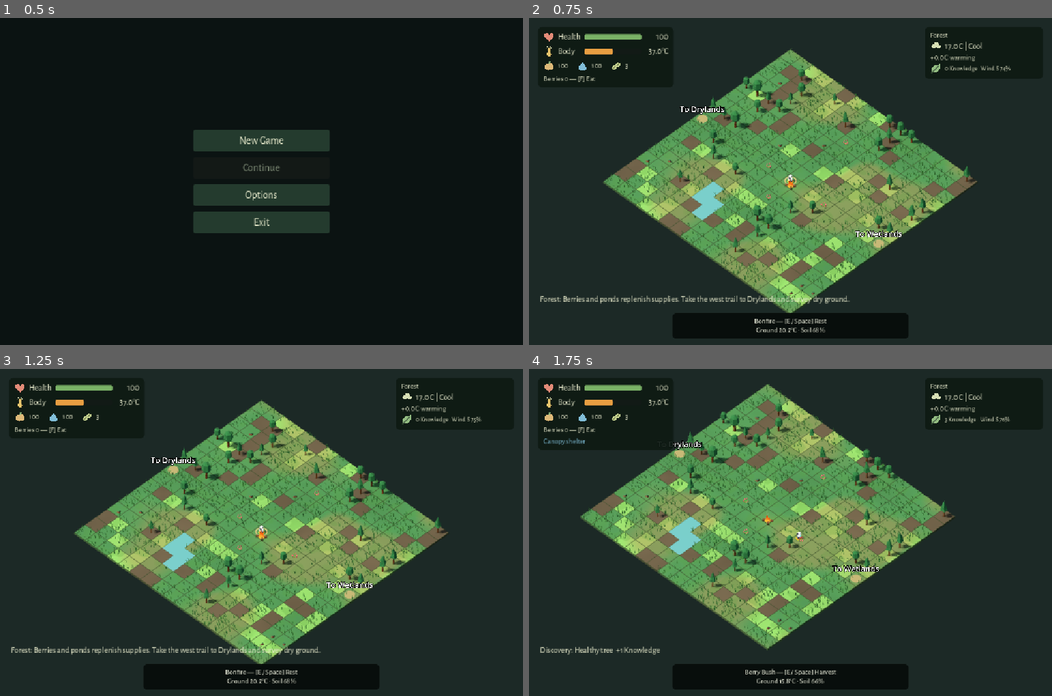
Above: before the commit, frames 1-4 (two rows, left to right).
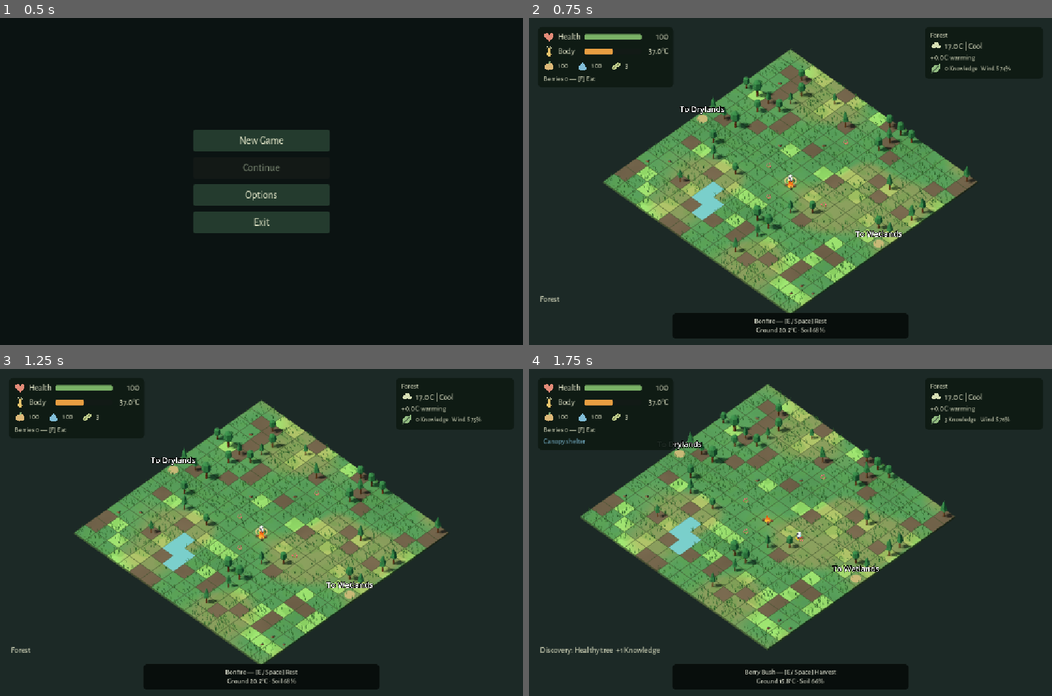
Above: after the commit, the same moments.

Repository: emir-masinovic/gameup-2026-nihilists
Game: Godot game, scene res://features/menus/main_menu.tscn
Two runs of this game, one before a commit and one after it. Both use one fixed random seed, a clock stepped at 60 frames per second and the inputs below.
Inputs (mouse positions are in pixels of both pictures, inside the frame that each line leads up to):
- Up to frame 1 (0.5 s): no input
- Up to frame 2 (0.75 s): click "New Game" at 0.5 s
- Up to frame 3 (1.25 s): no input
- Up to frame 4 (1.75 s): tap Enter (ui_accept) at 1.25, 1.52 s; move the mouse to (905, 516) at 1.27 s; hold D (move_east) from 1.28 s (still down); hold F (eat) from 1.28 s (still down); click (905, 516) at 1.42 s

Frame 1 is identical in both runs. In frame 2, 0.5% of the frame differs, in the area x 5-62%, y 84-88%; in frame 3, 0.5%; in frame 4, nothing differs.

Commit message:
fix: remove obsolete refuge markers and reset fresh-game progression

Diff:
--- a/features/levels/forest/forest_level.gd
+++ b/features/levels/forest/forest_level.gd
@@ -40,8 +40,6 @@
 var transitioning = false
 var interaction_ring: TorusMesh
 var interaction_marker: MeshInstance3D
-var habitat_marker: MeshInstance3D
-var previous_objective = ""
 var context_action = preload("res://features/levels/forest/InteractionContext.gd").new()
 var foraging: RefCounted
 var forage_visuals: Node3D
@@ -159,7 +157,7 @@
 	listener.make_current()
 	SceneFlow.sounds.attach_world(self)
 	_create_wet_indicator()
-	hud.notify(regions.region_name(region_id) + ": " + objectives.summary())
+	hud.notify(regions.region_name(region_id))
 	_update_lighting()
 	_refresh_visuals()
 	_update_hud()
@@ -263,12 +261,6 @@
 				var dead = data.tree_state == "dead"
 				_discover("flora.dead_tree" if dead else "flora.healthy_tree", "Dead tree" if dead else "Healthy tree")
 	_update_hud()
-	if cell == grid.objective:
-		if objectives.ready_for_clearing() and region_id == "wetlands":
-			_discover("landmark.refuge", "Forest refuge reached")
-			call_deferred("_end_run", "success")
-		else:
-			hud.notify(objectives.summary())
 
 func _discover(id: String, title: String):
 	if SaveManager.discover(id):
@@ -393,17 +385,13 @@
 	var safe = $GridPlayer.cell.distance_to(grid.start) <= 2.2
 	hud.update_status(survival.health, survival.exposure, climate.temperature, climate.weather, climate.warming_pressure(), SaveManager.progression.knowledge, safe, interactions.target.x >= 0)
 	_update_wind(tick_accumulator)
-	hud.set_environment_context(climate.fire_at($GridPlayer.cell), objectives.summary(), objectives.ready_for_clearing())
+	hud.set_environment_context(climate.fire_at($GridPlayer.cell), "", false)
 	hud.set_region(regions.region_name(region_id))
 	hud.update_seeds(planting.seed_count)
 	hud.update_survival(survival, climate.shade_at($GridPlayer.cell), _binding_label("eat"))
 	if wet_indicator != null:
 		wet_indicator.visible = survival.wetness >= 10.0
 		wet_indicator.scale = Vector3.ONE * (0.8 + survival.wetness / 200.0)
-	if previous_objective != objectives.summary():
-		if not previous_objective.is_empty():
-			hud.notify(objectives.summary())
-		previous_objective = objectives.summary()
 	# Keep the caption authoritative after legacy status/context updates.
 	_update_interaction_marker()
 
@@ -460,22 +448,6 @@
 	warmth.omni_range = 3.5
 	warmth.shadow_enabled = false
 	fire.add_child(warmth)
-	var glow = StandardMaterial3D.new()
-	glow.albedo_color = Color("ffc25b")
-	glow.emission_enabled = true
-	glow.emission = Color("d45e24")
-	var clearing = MeshInstance3D.new()
-	var marker = CylinderMesh.new()
-	marker.top_radius = 0.9
-	marker.bottom_radius = 0.9
-	marker.height = 0.08
-	marker.radial_segments = 12
-	clearing.mesh = marker
-	clearing.material_override = glow
-	clearing.position = grid.world_position(grid.objective) + Vector3(0, 0.05, 0)
-	clearing.visible = region_id == "wetlands"
-	add_child(clearing)
-
 	# Crossed logs make the procedural fire recognizable without asset packs.
 	var wood = StandardMaterial3D.new()
 	wood.albedo_color = Color("493325")
@@ -488,17 +460,6 @@
 		log_node.position = fire.position + Vector3(0, 0.14, 0)
 		log_node.rotation.y = angle
 		add_child(log_node)
-	var landmark = MeshInstance3D.new()
-	var stone = SphereMesh.new()
-	stone.radius = 0.55
-	stone.height = 1.3
-	stone.radial_segments = 6
-	stone.rings = 3
-	landmark.mesh = stone
-	landmark.material_override = glow
-	landmark.position = clearing.position + Vector3(0, 0.6, 0)
-	landmark.visible = region_id == "wetlands"
-	add_child(landmark)
 
 # Presentation has its own clock: no changes to seeded climate or logical cells.
 # The one light stays above the scene at night as cool moonlight, keeping shadows
@@ -602,12 +563,6 @@
 		var destination: String = regions.exit_destination(region_id, cell)
 		if not destination.is_empty():
 			_trail_marker(cell, "To " + regions.region_name(destination), Color("c8b977"))
-	if region_id == "wetlands":
-		habitat_marker = _trail_marker(Vector2i(8,5), "Recovering habitat", Color("86c9b3"))
-		var habitat_ring = TorusMesh.new()
-		habitat_ring.inner_radius = 0.78
-		habitat_ring.outer_radius = 0.85
-		habitat_marker.mesh = habitat_ring
 	interaction_marker = MeshInstance3D.new()
 	var ring = TorusMesh.new()
 	ring.inner_radius = 0.66
--- a/features/levels/forest/run_hud.gd
+++ b/features/levels/forest/run_hud.gd
@@ -8,7 +8,7 @@
 func _ready():
 	process_mode = Node.PROCESS_MODE_ALWAYS
 	$Modal/Rows/Close.pressed.connect(close_modal)
-	$Modal/Rows/Next.pressed.connect(func(): close_modal(); SceneFlow.new_game())
+	$Modal/Rows/Next.pressed.connect(func(): close_modal(); SceneFlow.retry_game())
 	$Modal/Rows/Menu.pressed.connect(func(): close_modal(); SceneFlow.main_menu())
 	$Modal/Rows/QuickChop.pressed.connect(func(): _purchase("quick_chop"))
 	$Modal/Rows/FireResilience.pressed.connect(func(): _purchase("fire_resilience"))
@@ -37,7 +37,7 @@
 	var names: PackedStringArray = []
 	for id in SaveManager.progression.discoveries:
 		names.append(id.get_slice(".", 1).replace("_", " ").capitalize())
-	$Modal/Rows/Progress.text += "\nField notes: " + field_notes
+	if not field_notes.is_empty(): $Modal/Rows/Progress.text += "\nField notes: " + field_notes
 	$Modal/Rows/Progress.tooltip_text = "Discovered: " + (", ".join(names) if not names.is_empty() else "Explore to find something new")
 	for pair in [["QuickChop", "quick_chop", "Quick Chop"], ["FireResilience", "fire_resilience", "Fire Resilience"]]:
 		var button = get_node("Modal/Rows/" + pair[0])
--- a/features/menus/scene_flow.gd
+++ b/features/menus/scene_flow.gd
@@ -30,12 +30,20 @@
 	return get_tree().change_scene_to_file(path)
 
 func new_game():
+	var error = SaveManager.reset_progression()
+	if error != OK:
+		push_error("Could not start a fresh game: progression reset failed")
+		return error
+	return retry_game()
+
+# A new attempt within the same save retains earned progression.
+func retry_game():
 	run_regions = null
 	region_arrival_from = ""
 	camera_state.clear()
 	region_transitioning = false
 	next_seed = int((Time.get_ticks_usec() + next_seed * 1664525) % 2147483647)
-	transition(playable_scene)
+	return transition(playable_scene)
 
 func main_menu():
 	run_regions = null
--- a/features/save_system/save_manager.gd
+++ b/features/save_system/save_manager.gd
@@ -90,3 +90,7 @@
 
 func get_fire_damage_multiplier() -> float:
 	return 0.6 if has_upgrade("fire_resilience") else 1.0
+
+# Explicit fresh-game reset; atomic save preserves the old state on write failure.
+func reset_progression() -> Error:
+	return save_progression({"discoveries":[],"knowledge":0,"upgrades":[]})
--- a/tests/progression_test.gd
+++ b/tests/progression_test.gd
@@ -101,5 +101,40 @@
 	saves.free()
 	reloaded.free()
 	failed_purchase.free()
+	await check_fresh_game_flow()
 	print("PROGRESSION: ", checks, " checks, ", failures, " failures")
 	quit(0 if failures == 0 else 1)
+
+func check_fresh_game_flow():
+	var save = root.get_node("SaveManager")
+	var previous_path = save.storage_path
+	var previous_progression = save.progression.duplicate(true)
+	save.storage_path = "user://fresh_game_flow_test.json"
+	var settings = root.get_node("SettingsManager")
+	var volumes = settings.volumes.duplicate(true)
+	var bindings = settings.bindings.duplicate(true)
+	var flow = root.get_node("SceneFlow")
+	var old_game = {"discoveries":["old.run"],"knowledge":20,"upgrades":["heat_resistance","quick_chop","fire_resilience"]}
+	check(save.save_progression(old_game) == OK,"Test old-game progression persists")
+	flow.new_game()
+	check(save.progression == {"discoveries":[],"knowledge":0,"upgrades":[]},"New Game clears prior Knowledge, discoveries and purchased perks before loading")
+	check(save.load_progression() and save.progression.upgrades.is_empty() and save.progression.discoveries.is_empty(),"Fresh-game reset persists on disk")
+	await process_frame
+	await process_frame
+	current_scene.set_process(false)
+	check(not save.has_heat_resistance() and save.get_chop_multiplier() == 1.0 and save.get_fire_damage_multiplier() == 1.0,"Fresh game has no perk effects")
+	check(not "old.run" in save.progression.discoveries and current_scene.hud.get_node("WorldStatus/Rows/Knowledge/Value").text == "%d Knowledge" % save.progression.knowledge,"Fresh HUD reflects current progression rather than old save")
+	check(settings.volumes == volumes and settings.bindings == bindings,"Fresh game preserves audio and bindings")
+	save.save_progression(old_game)
+	flow.retry_game()
+	check(save.has_heat_resistance() and "old.run" in save.progression.discoveries,"Retry preserves progression intentionally")
+	await process_frame
+	await process_frame
+	current_scene.set_process(false)
+	flow.main_menu()
+	await process_frame
+	await process_frame
+	for path in [save.storage_path,save.storage_path+".tmp"]:
+		if FileAccess.file_exists(path): DirAccess.remove_absolute(path)
+	save.storage_path = previous_path
+	save.progression = previous_progression
